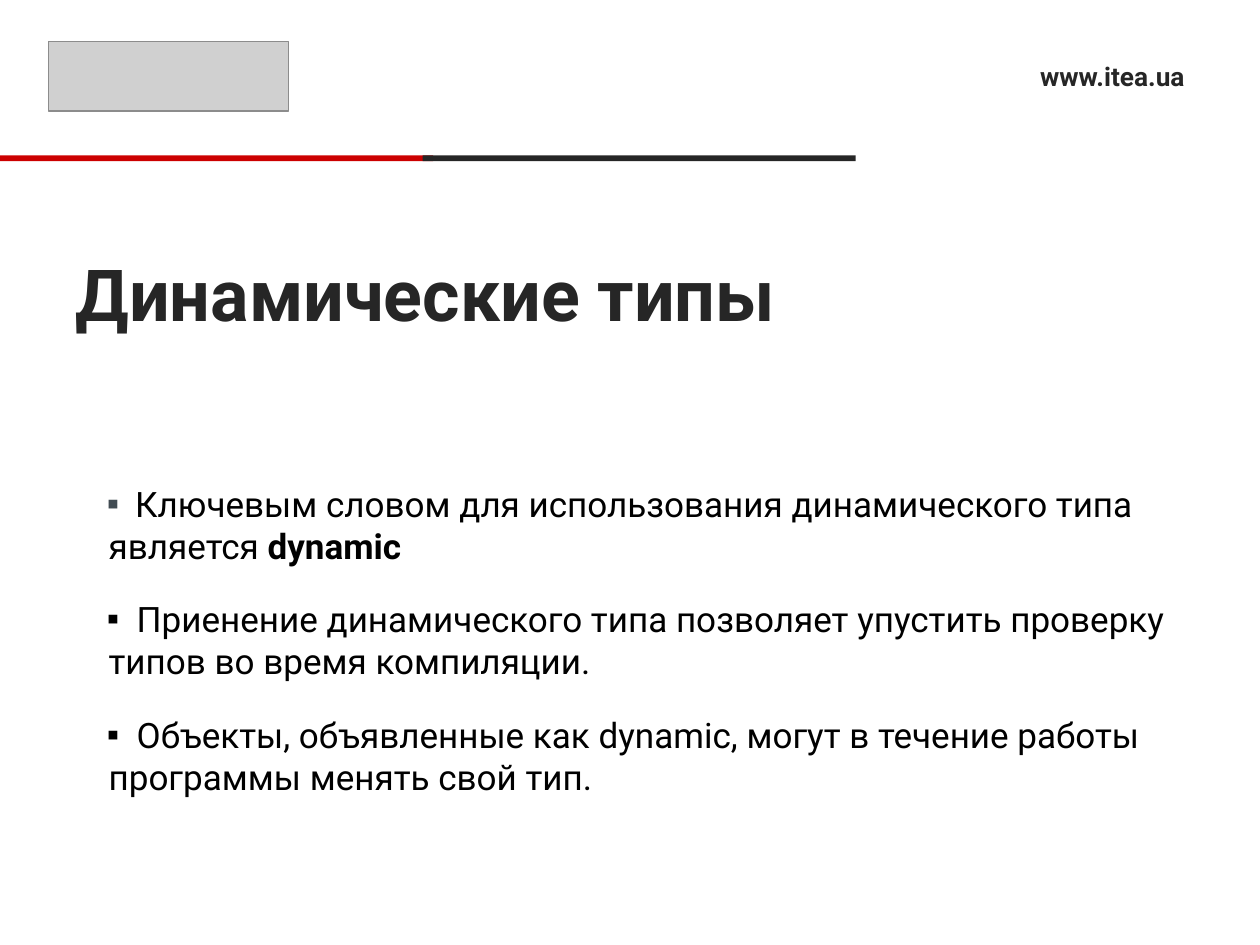
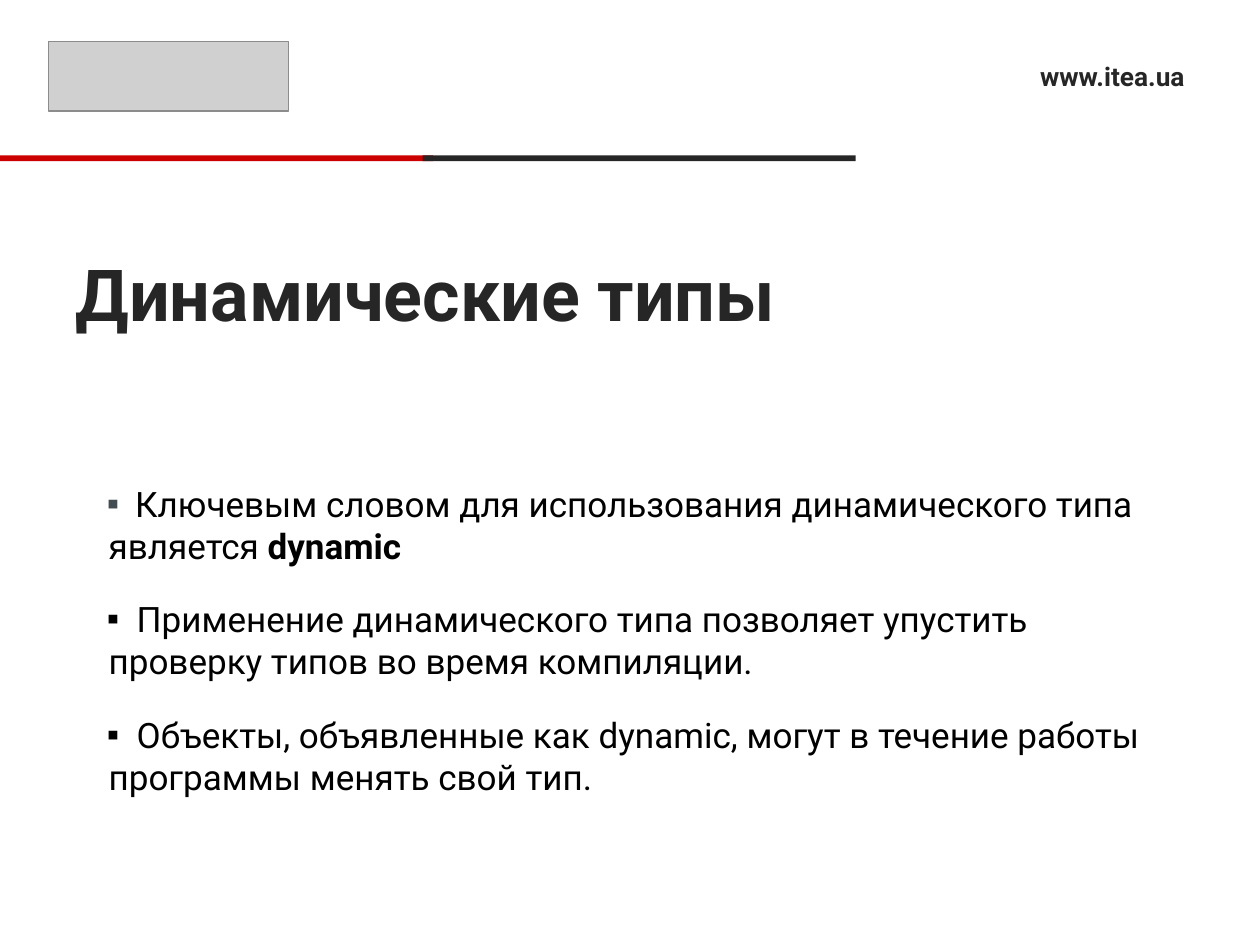
Before and after one commit to Ryabik/CSharpProfessional, a slide deck: slide 11 of 5.LINQ/LINQ.pptx. Drawn at 1260x945 pixels with LibreOffice and Linux fonts; fonts in the diff are those of the drawing; grey boxes stand for pictures. Boxes give left, top, right and bottom in pixels: in the first picture for what was removed or moved away, otherwise in the second. Text is boxed around its words. In the diff, an @@ line names an element or a change of style, - is before the commit and + after.

Commit message:
Updated presentation

```diff
--- a/5.LINQ/LINQ.pptx
+++ b/5.LINQ/LINQ.pptx
@@ text at <box>109,607,1027,682</box>: text changed @@
-▪ Приенение динамического типа позволяет упустить проверку типов во время компиляции.
+▪ Применение динамического типа позволяет упустить проверку типов во время компиляции.
```
